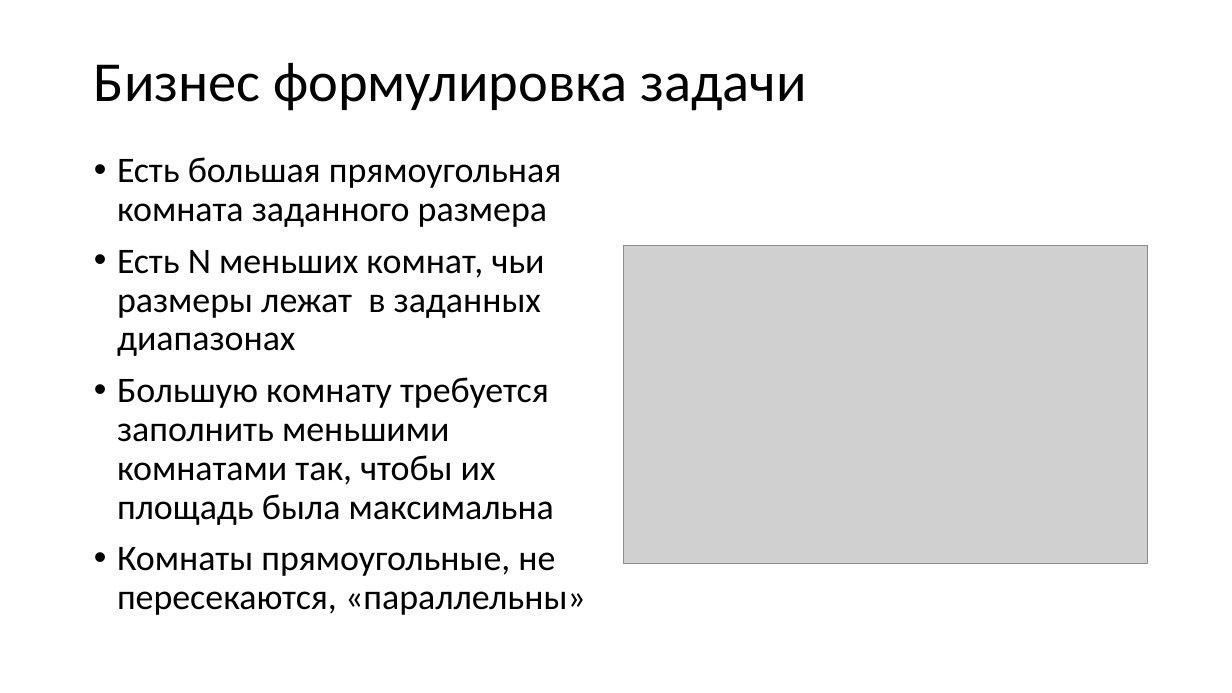
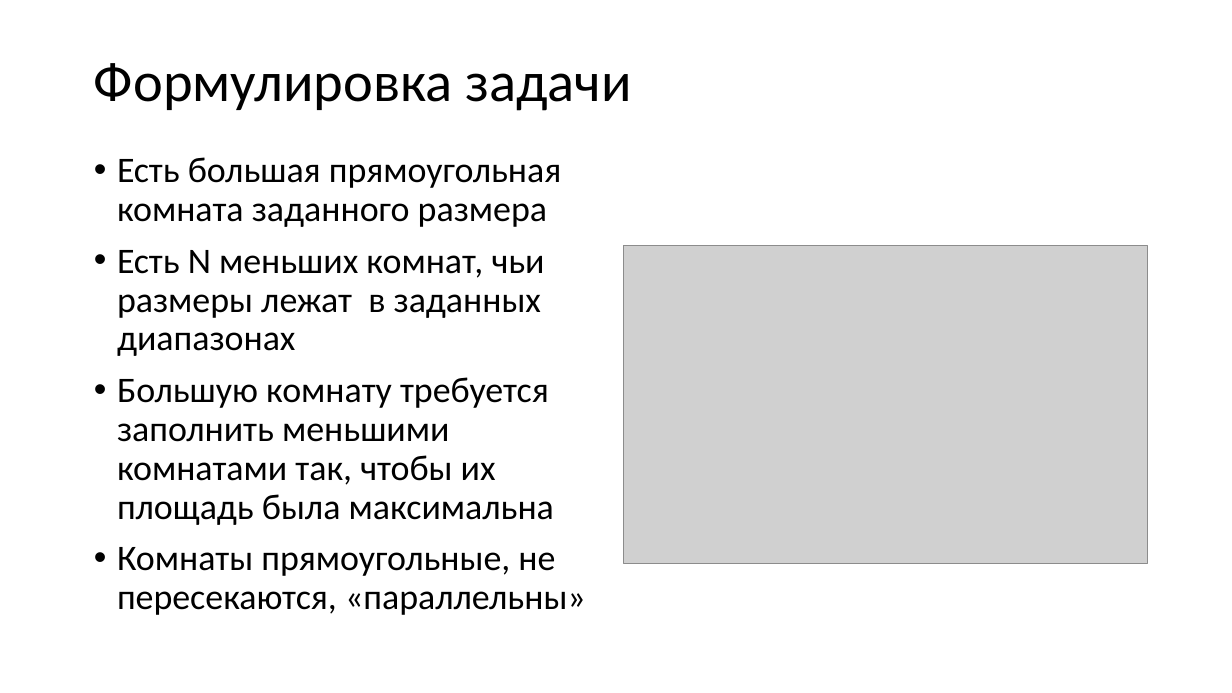
Before and after one commit to alexey-x/NroomsOpti, a slide deck: slide 3 of presentation/NroomsOpti.pptx. Drawn at 1232x693 pixels with LibreOffice and Linux fonts; fonts in the diff are those of the drawing; grey boxes stand for pictures. Boxes give left, top, right and bottom in pixels: in the first picture for what was removed or moved away, otherwise in the second. Text is boxed around its words. In the diff, an @@ line names an element or a change of style, - is before the commit and + after.

```diff
--- a/presentation/NroomsOpti.pptx
+++ b/presentation/NroomsOpti.pptx
@@ title at box(94, 63, 631, 111): text changed @@
-Бизнес формулировка задачи
+Формулировка задачи
```
Also in this commit, not shown: 3 other slides changed.
